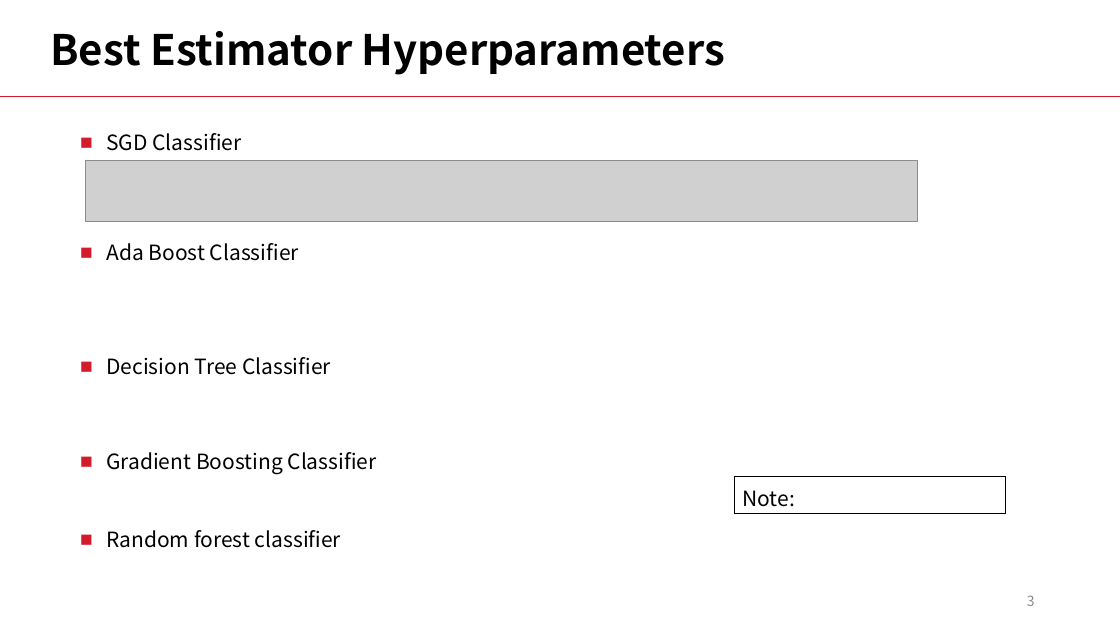
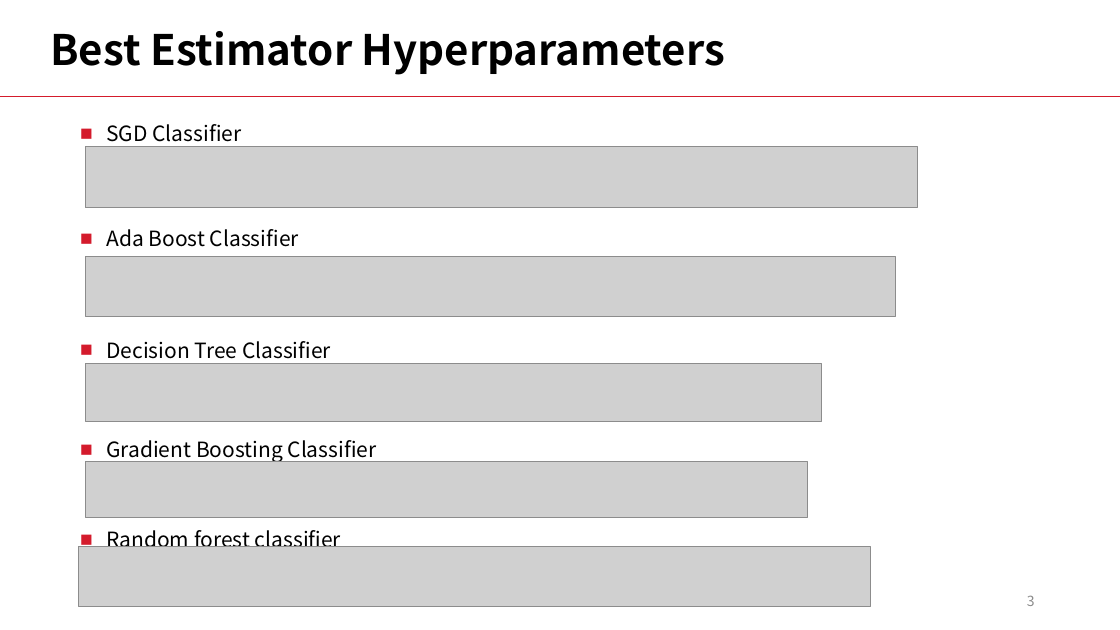
Before and after one commit to LiyangSong/Advertisement-CTR-Prediction, a slide deck: slide 3 of submissions/phase3/stepvi.pptx. Drawn at 1120x630 pixels with LibreOffice and Linux fonts; fonts in the diff are those of the drawing; grey boxes stand for pictures. Boxes give left, top, right and bottom in pixels: in the first picture for what was removed or moved away, otherwise in the second. Text is boxed around its words. In the diff, an @@ line names an element or a change of style, - is before the commit and + after.

```diff
--- a/submissions/phase3/stepvi.pptx
+++ b/submissions/phase3/stepvi.pptx
@@ text "SGD Classifier": place and size @@
-text "SGD Classifier" at [106, 133, 241, 151]
+text "SGD Classifier" at [106, 124, 241, 142]
@@ picture added at [85, 256, 896, 316] @@
@@ 2 texts, 1 picture: place and size @@
-2 texts, 1 picture at [85, 160, 917, 375]
+2 texts, 1 picture at [85, 147, 917, 359]
@@ picture added at [85, 364, 822, 422] @@
@@ text "Gradient Boosting Classifier": place and size @@
-text "Gradient Boosting Classifier" at [106, 452, 377, 474]
+text "Gradient Boosting Classifier" at [106, 440, 377, 463]
@@ picture added at [85, 462, 807, 518] @@
@@ rectangle removed at [734, 476, 1006, 513] @@
-Note:
@@ picture added at [79, 547, 870, 607] @@
```
Also in this commit, not shown: 17 other slides changed, 4 slides removed.
